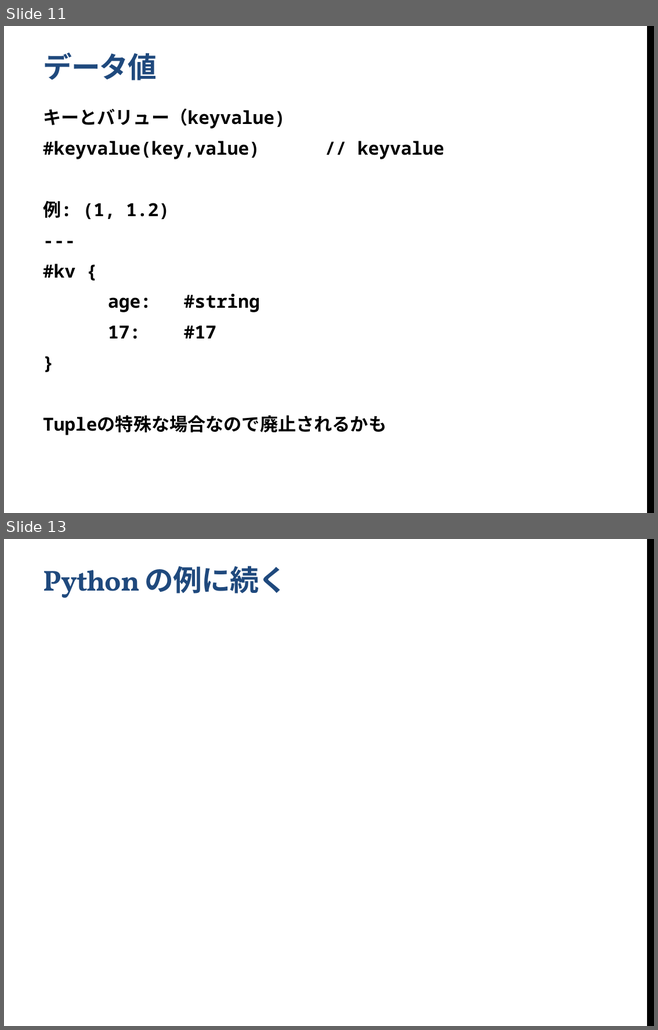
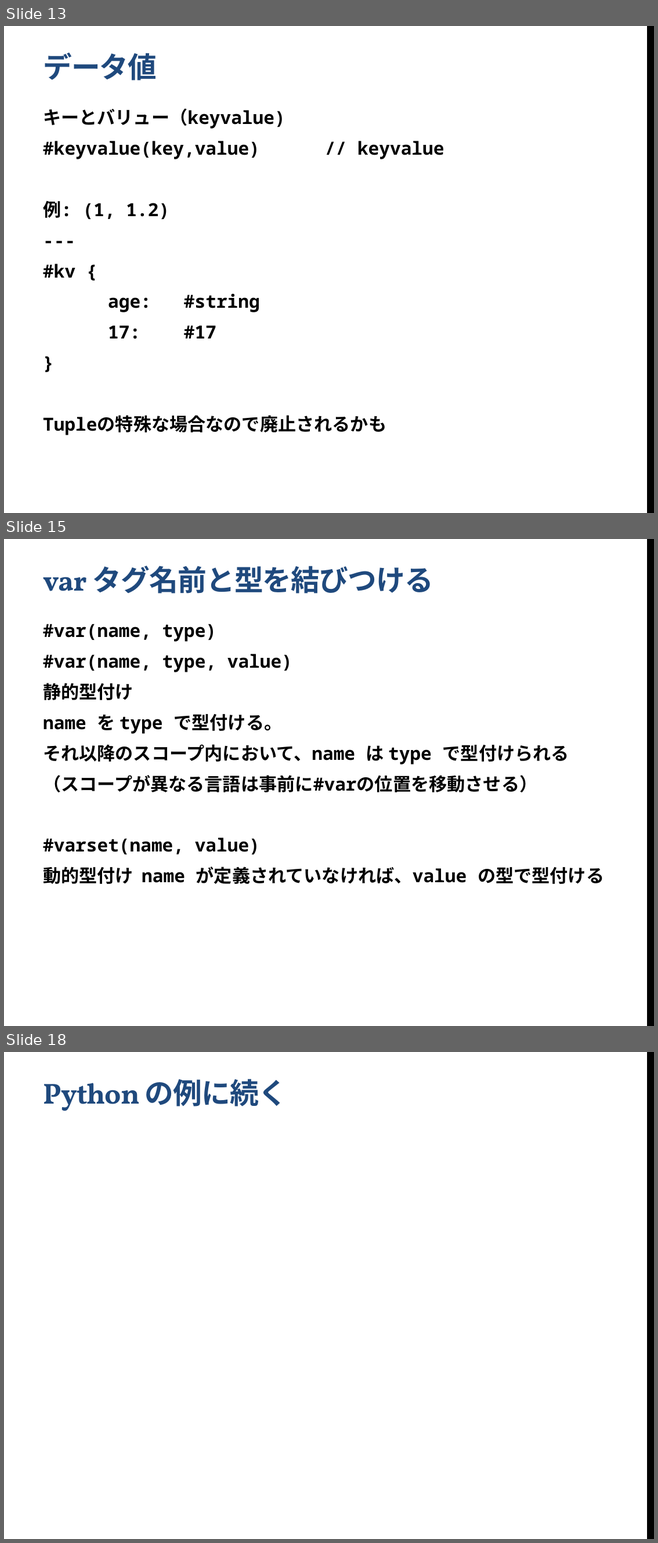
Before and after one commit to yshinya6/libbun2, a slide deck: doc/BunCommon.pptx. Shown one above the other, each under a label of ours: slides 11 and 13 before the commit, slides 13, 15 and 18 after it; the slides between them are not shown. The pictures are 658x1030 and 658x1543 pixels, drawn with LibreOffice and Linux fonts; fonts in the diff are those of the drawing; background and template pictures are left out. Boxes give left, top, right and bottom in pixels: in the first picture for what was removed or moved away, otherwise in the second. Text is boxed around its words. In the diff, an @@ line names an element or a change of style, - is before the commit and + after.

```diff
--- a/doc/BunCommon.pptx
+++ b/doc/BunCommon.pptx
@@ slide 15 added at (x1=4, y1=539, x2=654, y2=1026), background #FFFFFF; not listed: 1 template element that a slide beside it also shows @@
@@ title added at (x1=43, y1=566, x2=434, y2=594), 32 pt, text #1F497D, bold @@
+var タグ名前と型を結びつける
@@ text added at (x1=43, y1=624, x2=604, y2=884), 20 pt, text #000000, bold @@
+#var(name, type)
+#var(name, type, value)
+静的型付け
+name を type で型付ける。
+それ以降のスコープ内において、name は type で型付けられる
+（スコープが異なる言語は事前に#varの位置を移動させる）
+#varset(name, value)
+動的型付け name が定義されていなければ、value の型で型付ける
@@ what was slide 11 is now slide 13 @@
@@ what was slide 13 is now slide 18 @@
```
Also in this commit, not shown: 5 slides changed, 5 other slides added, 1 slide removed.
